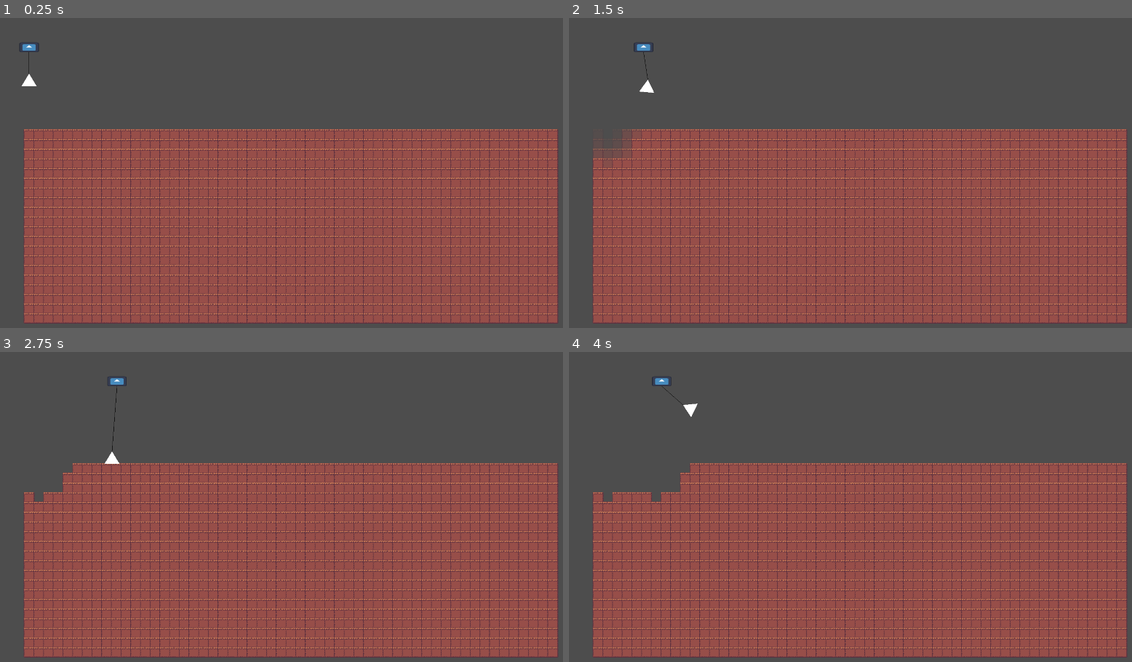
Above: before the commit, frames 1-4 (two rows, left to right).
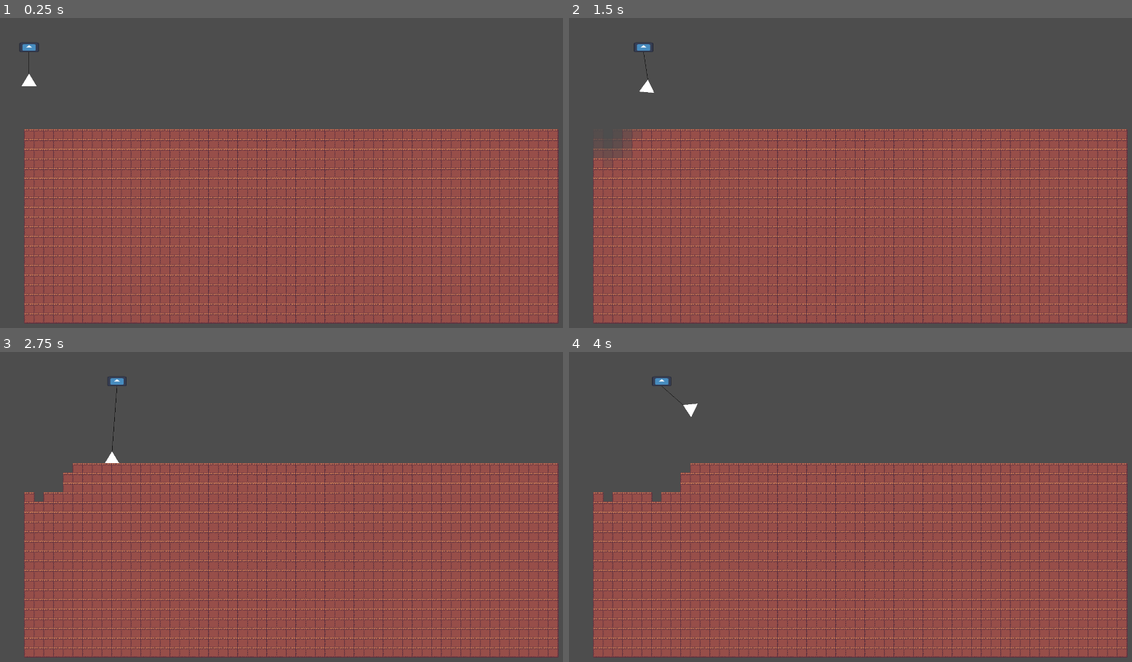
Above: after the commit, the same moments.

Repository: Neomania/DaveAndTimsMiningAdventure
Game: Godot game, scene res://Scenes/main.tscn
Two runs of this game, one before a commit and one after it. Both use one fixed random seed, a clock stepped at 60 frames per second and the inputs below. The engine's default icon, where the game draws it, is replaced by a stand-in: a white triangle on a blue panel in a dark square.
Inputs (mouse positions are in pixels of both pictures, inside the frame that each line leads up to):
- Up to frame 1 (0.25 s): no input
- Up to frame 2 (1.5 s): tap Enter at 0.5 s; move the mouse to (597, 135) at 0.52 s; hold Right (ui_right) 0.53-1.28 s; tap Z (game_pickup) at 0.6 s; move the mouse to (608, 135) at 1.27 s; hold Down (ui_down) from 1.28 s (still down); click (608, 135) at 1.35 s
- Up to frame 3 (2.75 s): move the mouse to (78, 469) at 2.02 s; release Down (ui_down) at 2.03 s; hold Right (ui_right) from 2.03 s (still down); tap Z (game_pickup) at 2.1 s
- Up to frame 4 (4 s): move the mouse to (659, 469) at 2.77 s; release Right (ui_right) at 2.78 s; hold Up (ui_up) 2.78-3.53 s; click (659, 469) at 2.85 s; move the mouse to (692, 469) at 3.52 s; hold Left (ui_left) from 3.53 s (still down); tap Z (game_pickup) at 3.6 s

The runs differ from the first frame. In frame 1, 5.7% of the frame differs, in the area x 4-100%, y 35-99%; in frame 2, 5.6%; in frame 3, 5.7%; in frame 4, 5.6%.

Commit message:
removed tiles scene, it just needs to be an object

Diff:
--- a/Scenes/main.tscn
+++ b/Scenes/main.tscn
@@ -1,18 +1,16 @@
-[gd_scene load_steps=7 format=3 uid="uid://cls2jue6l4nyb"]
+[gd_scene load_steps=8 format=3 uid="uid://cls2jue6l4nyb"]
 
 [ext_resource type="Script" path="res://Scripts/ShovelTool.gd" id="2_i01cl"]
-[ext_resource type="PackedScene" uid="uid://bo6c1qu13y47l" path="res://Scenes/tiles.tscn" id="2_r45ec"]
-[ext_resource type="PackedScene" path="res://Scenes/Prefabs/ShovelUse.tscn" id="3_to4qm"]
+[ext_resource type="PackedScene" uid="uid://dkgadhsngwghx" path="res://Scenes/Prefabs/ShovelUse.tscn" id="3_to4qm"]
 [ext_resource type="PackedScene" uid="uid://cdngklain8ifu" path="res://Scenes/crane.tscn" id="4_vh50m"]
 [ext_resource type="PackedScene" uid="uid://cpwb41e2smmrb" path="res://Scenes/Prefabs/mineable.tscn" id="5_no31f"]
+[ext_resource type="Script" path="res://Scripts/Tiles.gd" id="6_0dkkr"]
 [ext_resource type="Script" path="res://Scripts/MineableCreator.gd" id="7_kcgkd"]
+[ext_resource type="PackedScene" uid="uid://bwpcewr2ql71w" path="res://Scenes/Prefabs/Tile1.tscn" id="7_kelcn"]
 
 [node name="Node2D" type="Node2D"]
 
 [node name="Camera2D" type="Camera2D" parent="."]
-
-[node name="Tiles" parent="." instance=ExtResource("2_r45ec")]
-position = Vector2(-864, -155)
 
 [node name="ShovelTool" type="Node2D" parent="."]
 script = ExtResource("2_i01cl")
@@ -27,3 +25,8 @@
 mineableTemplate = ExtResource("5_no31f")
 genWidth = 1800.0
 genHeight = 600.0
+
+[node name="Tiles" type="Node2D" parent="."]
+position = Vector2(-863, -155)
+script = ExtResource("6_0dkkr")
+tile_prefab = ExtResource("7_kelcn")
--- a/Scenes/tiles.tscn
+++ /dev/null
@@ -1,8 +0,0 @@
-[gd_scene load_steps=3 format=3 uid="uid://bo6c1qu13y47l"]
-
-[ext_resource type="Script" path="res://Scripts/Tiles.gd" id="1_yk2ll"]
-[ext_resource type="PackedScene" uid="uid://bwpcewr2ql71w" path="res://Scenes/Prefabs/Tile1.tscn" id="2_0wlxv"]
-
-[node name="Tiles" type="Node2D"]
-script = ExtResource("1_yk2ll")
-tile_prefab = ExtResource("2_0wlxv")
